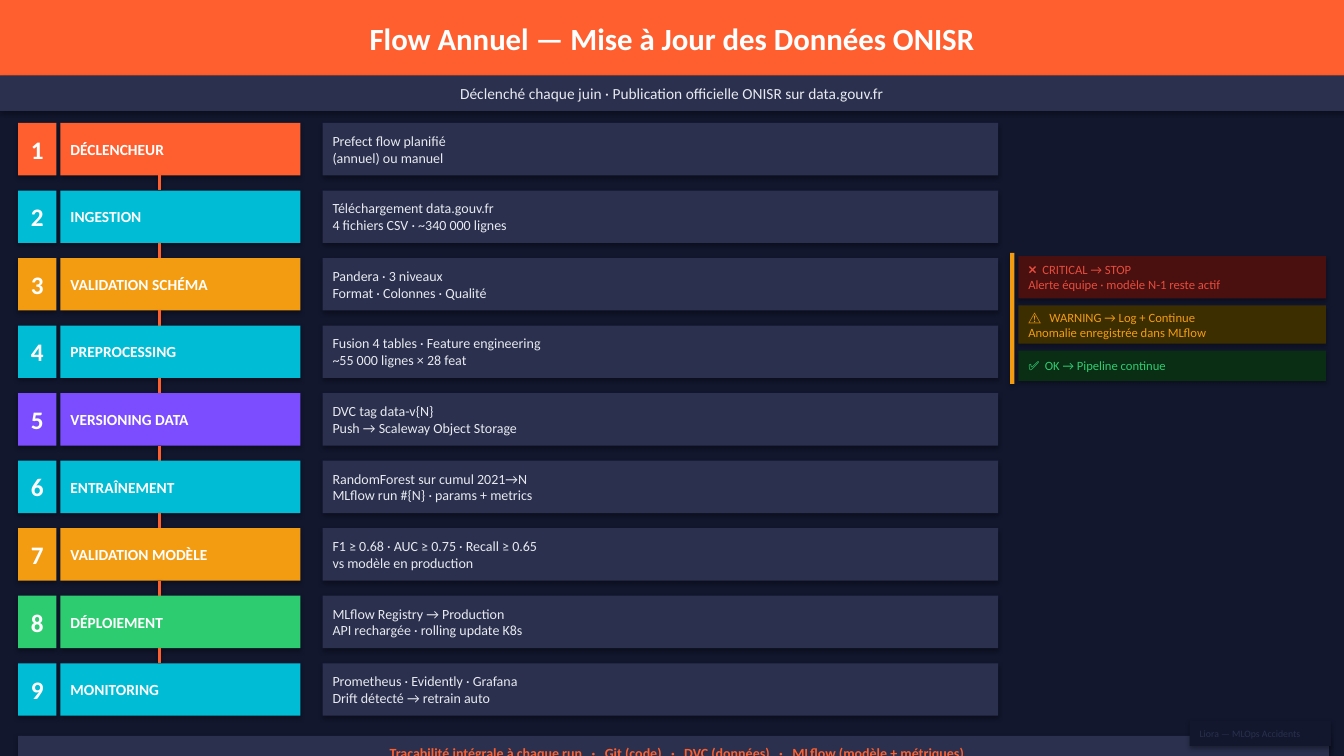
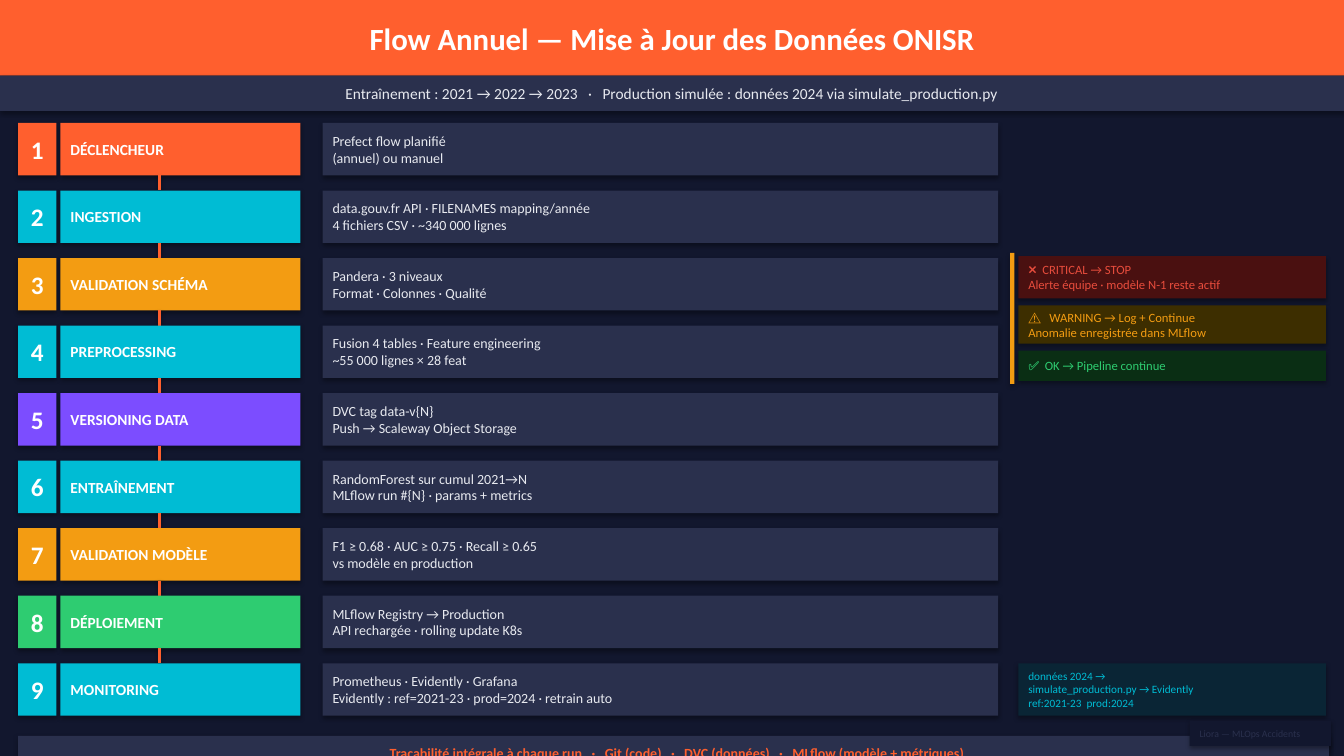
Before and after one commit to jakatt/cac_mlops, a slide deck: slide 1 of cac_mlops_architecture.pptx. Drawn at 1344x756 pixels with LibreOffice and Linux fonts; fonts in the diff are those of the drawing. Boxes give left, top, right and bottom in pixels: in the first picture for what was removed or moved away, otherwise in the second. Text is boxed around its words. In the diff, an @@ line names an element or a change of style, - is before the commit and + after.

```diff
--- a/cac_mlops_architecture.pptx
+++ b/cac_mlops_architecture.pptx
@@ text in rectangle at (x1=345, y1=88, x2=997, y2=102): text changed @@
-Déclenché chaque juin · Publication officielle ONISR sur data.gouv.fr
+Entraînement : 2021 → 2022 → 2023 · Production simulée : données 2024 via simulate_production.py
@@ text in rectangle at (x1=333, y1=203, x2=590, y2=216): text changed @@
-Téléchargement data.gouv.fr
+data.gouv.fr API · FILENAMES mapping/année
@@ rectangle added at (x1=1018, y1=663, x2=1326, y2=716), fill #0A2535, 8 pt, text #00BCD4 @@
+données 2024 →
+simulate_production.py → Evidently
+ref:2021-23 prod:2024
@@ text in rectangle at (x1=333, y1=693, x2=612, y2=705): text changed @@
-Drift détecté → retrain auto
+Evidently : ref=2021-23 · prod=2024 · retrain auto
```
Also in this commit, not shown: 1 other slide changed, 3 other files.
